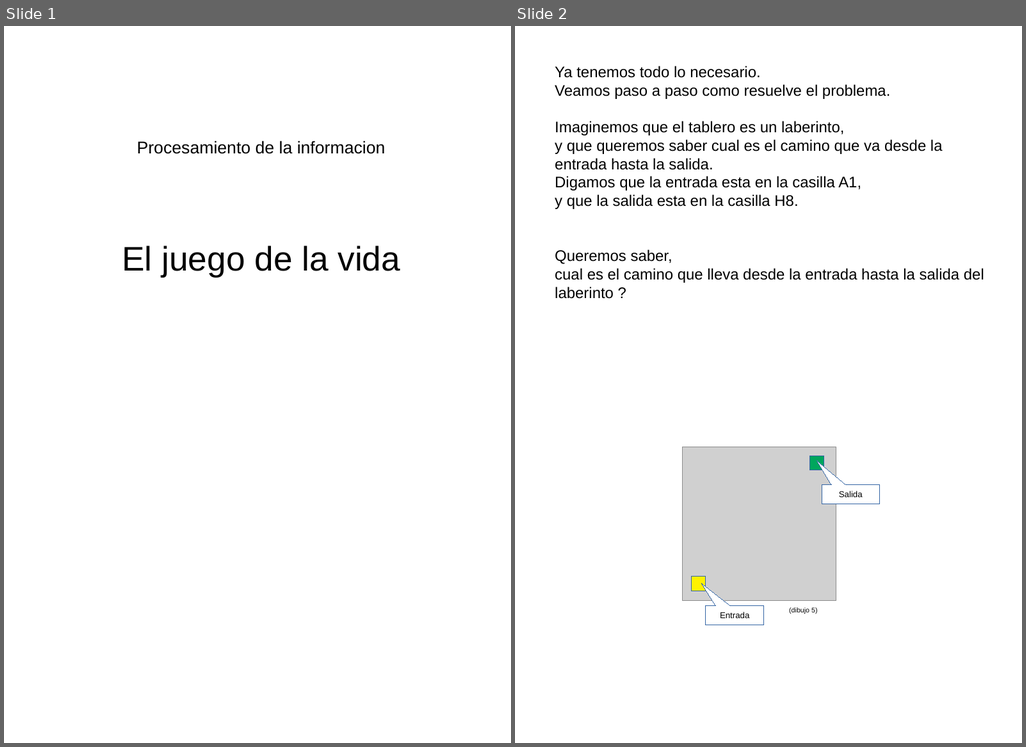
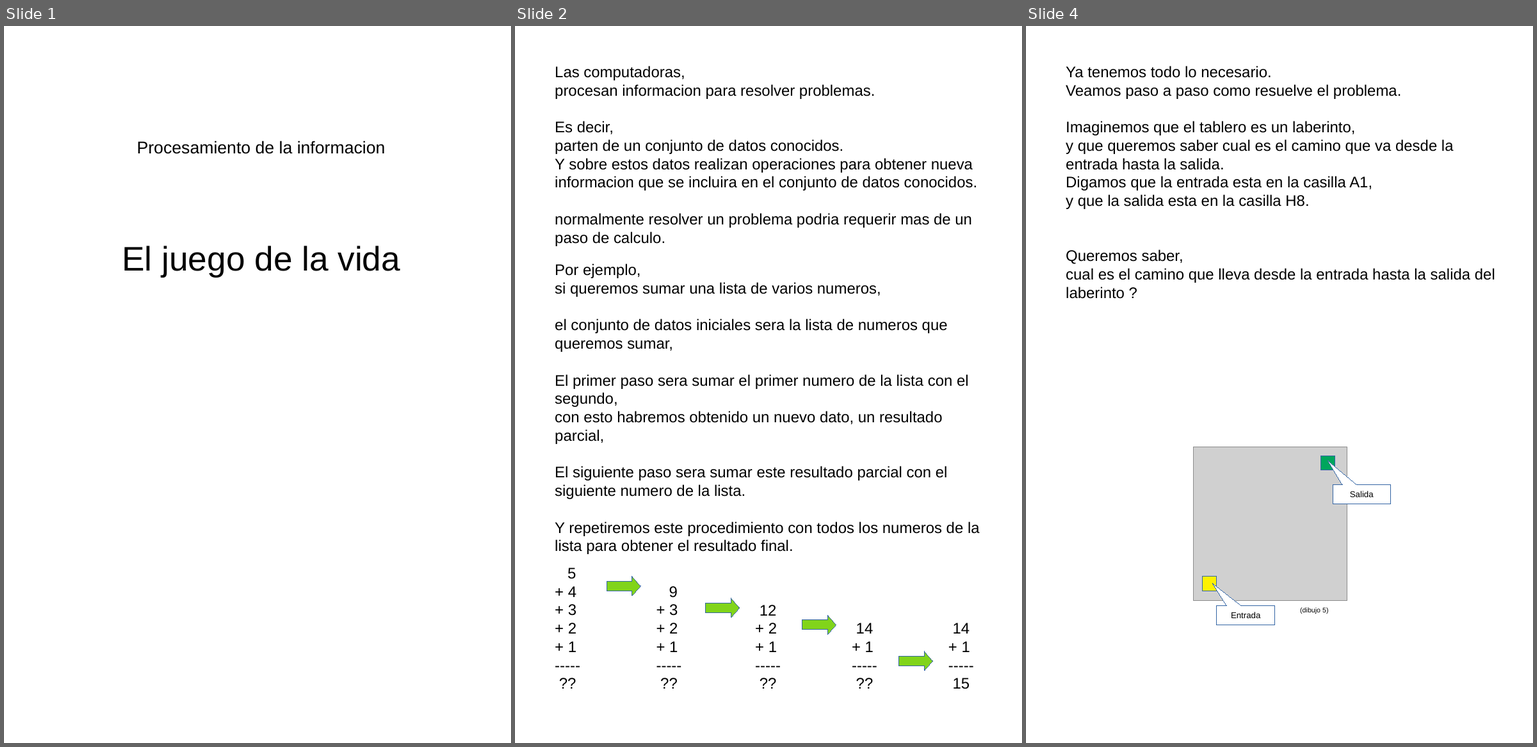
Before and after one commit to fabhrius/La-Cosa, a slide deck: capitulos/Procesamiento de la informacion/Procesamiento de la informacion.odp. Shown side by side, each under a label of ours: slides 1 and 2 before the commit, slides 1, 2 and 4 after it; the slides between them are not shown. The pictures are 1026x747 and 1537x747 pixels, drawn with LibreOffice and Linux fonts; fonts in the diff are those of the drawing; grey boxes stand for pictures. Boxes give left, top, right and bottom in pixels: in the first picture for what was removed or moved away, otherwise in the second. Text is boxed around its words. In the diff, an @@ line names an element or a change of style, - is before the commit and + after.

Commit message:
procesamiento de la informacion

```diff
--- a/capitulos/Procesamiento de la informacion/Procesamiento de la informacion.odp
+++ b/capitulos/Procesamiento de la informacion/Procesamiento de la informacion.odp
@@ slide 2 added at <box>515,26,1022,743</box>, background #FFFFFF @@
@@ text added at <box>555,66,977,246</box>, 18 pt, text #000000 @@
+Las computadoras,
+procesan informacion para resolver problemas.
+Es decir,
+parten de un conjunto de datos conocidos.
+Y sobre estos datos realizan operaciones para obtener nueva informacion que se incluira en el conjunto de datos conocidos.
+normalmente resolver un problema podria requerir mas de un paso de calculo.
@@ text added at <box>555,263,980,536</box>, 18 pt, text #000000 @@
+Por ejemplo,
+si queremos sumar una lista de varios numeros,
+el conjunto de datos iniciales sera la lista de numeros que queremos sumar,
+El primer paso sera sumar el primer numero de la lista con el segundo,
+con esto habremos obtenido un nuevo dato, un resultado parcial,
+El siguiente paso sera sumar este resultado parcial con el siguiente numero de la lista.
+Y repetiremos este procedimiento con todos los numeros de la lista para obtener el resultado final.
@@ text added at <box>567,567,576,652</box>, 18 pt, text #000000 @@
+5
++ 4
++ 3
++ 2
++ 1
+-----
+??
@@ right arrow added at <box>607,576,640,596</box>, fill #81D41A, outline #3465A4 0 pt @@
@@ text added at <box>669,586,678,652</box>, 18 pt, text #000000 @@
+9
++ 3
++ 2
++ 1
+-----
+??
@@ right arrow added at <box>706,598,740,617</box>, fill #81D41A, outline #3465A4 0 pt @@
@@ text added at <box>759,605,777,652</box>, 18 pt, text #000000 @@
+12
++ 2
++ 1
+-----
+??
@@ right arrow added at <box>802,615,836,634</box>, fill #81D41A, outline #3465A4 0 pt @@
@@ text added at <box>856,622,873,652</box>, 18 pt, text #000000 @@
+14
++ 1
+-----
+??
@@ text added at <box>953,622,970,689</box>, 18 pt, text #000000 @@
+14
++ 1
+-----
+15
@@ right arrow added at <box>899,651,932,670</box>, fill #81D41A, outline #3465A4 0 pt @@
@@ what was slide 2 is now slide 4 @@
```
Also in this commit, not shown: 1 other slide added, 3 other files.
